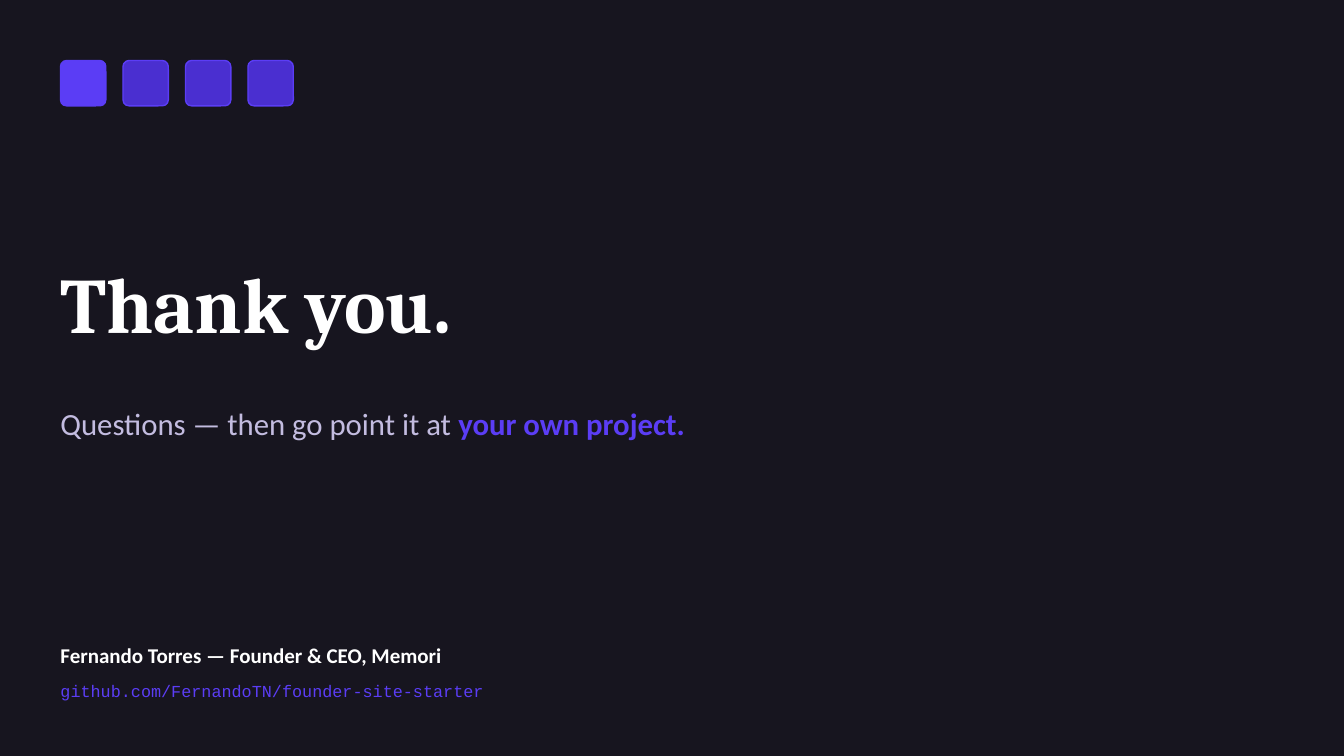
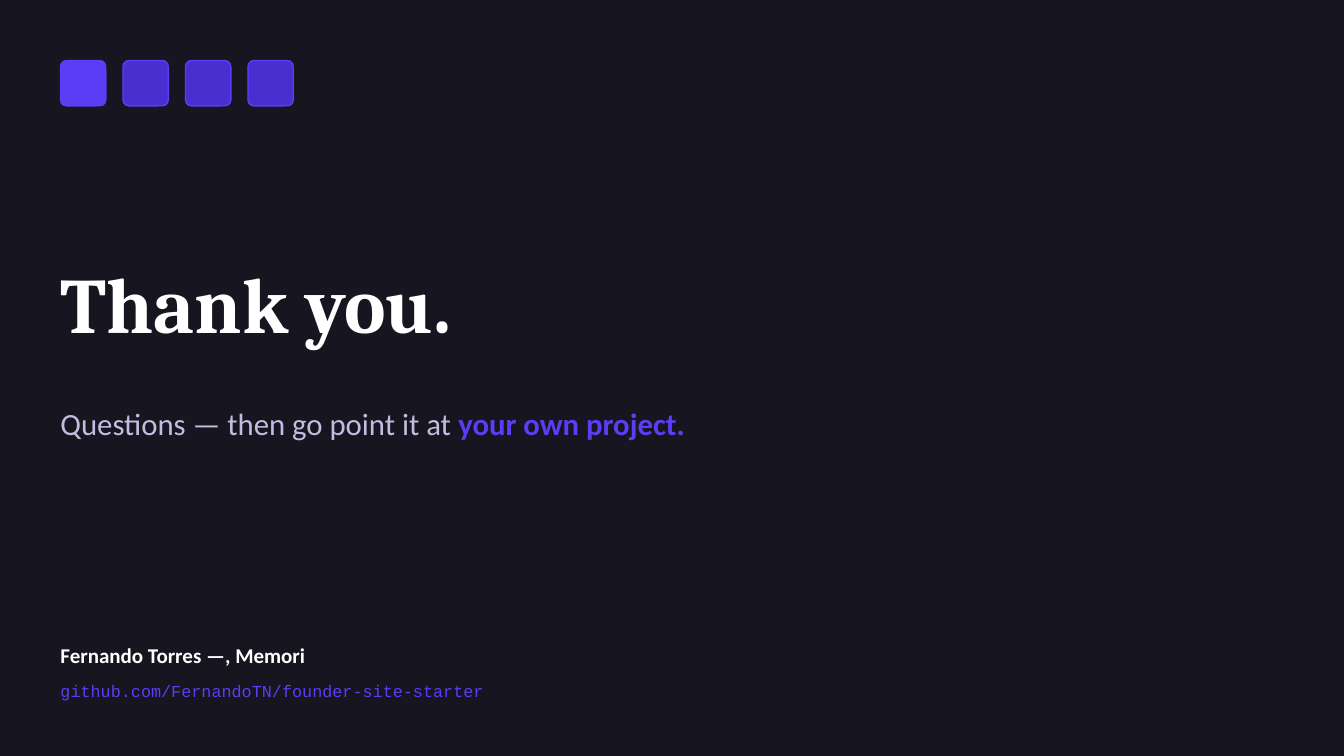
Before and after one commit to FernandoTN/founder-site-starter, a slide deck: slide 13 of slides/founder-site-workshop.pptx. Drawn at 1344x756 pixels with LibreOffice and Linux fonts; fonts in the diff are those of the drawing. Boxes give left, top, right and bottom in pixels: in the first picture for what was removed or moved away, otherwise in the second. Text is boxed around its words. In the diff, an @@ line names an element or a change of style, - is before the commit and + after.

Commit message:
chore(slides): commit saved deck binary (content matches the aligned build.js)

```diff
--- a/slides/founder-site-workshop.pptx
+++ b/slides/founder-site-workshop.pptx
@@ text at box(60, 648, 305, 663): text changed @@
-Fernando Torres — Founder & CEO, Memori
+Fernando Torres —, Memori
```
